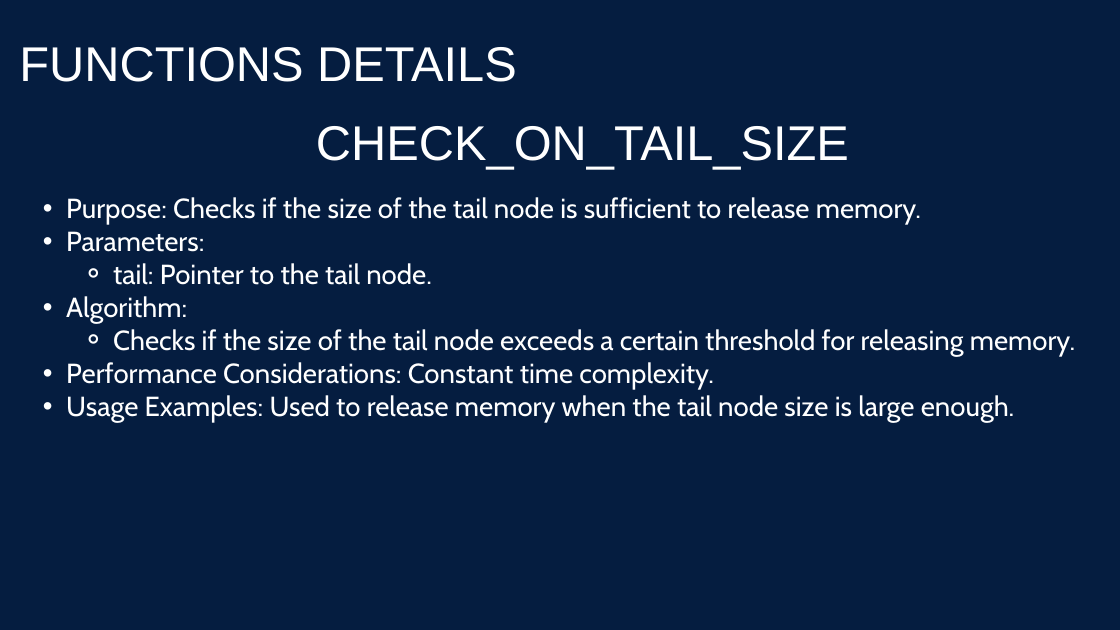
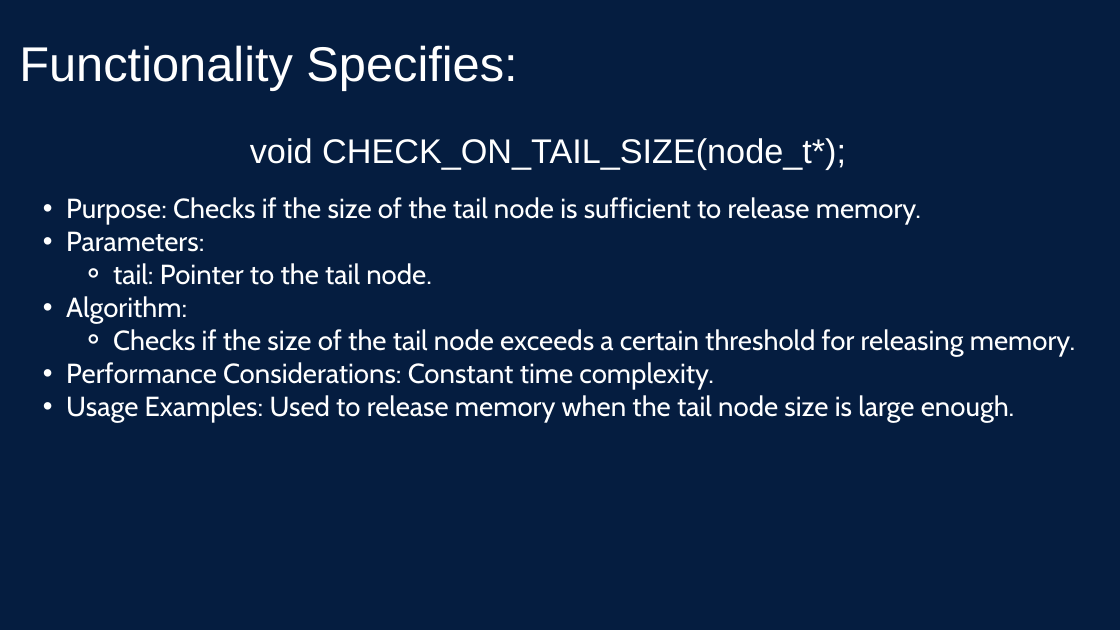
Before and after one commit to m7meda7medd/STM_SystemProgramming_Linux_Tasks, a slide deck: slide 30 of HeapMemoryManager/Presentation/HMM_Presentation.pptx (slide 31 before the commit). Drawn at 1120x630 pixels with LibreOffice and Linux fonts; fonts in the diff are those of the drawing. Boxes give left, top, right and bottom in pixels: in the first picture for what was removed or moved away, otherwise in the second. Text is boxed around its words. In the diff, an @@ line names an element or a change of style, - is before the commit and + after.

```diff
--- a/HeapMemoryManager/Presentation/HMM_Presentation.pptx
+++ b/HeapMemoryManager/Presentation/HMM_Presentation.pptx
@@ text at (19, 45, 517, 91): text changed @@
-FUNCTIONS DETAILS
+Functionality Specifies:
@@ text at (250, 138, 846, 170): text changed; size 62.7 to 44 pt @@
-CHECK_ON_TAIL_SIZE
+void CHECK_ON_TAIL_SIZE(node_t*);
```
Also in this commit, not shown: 23 other slides changed, 14 slides added, 14 slides removed.
